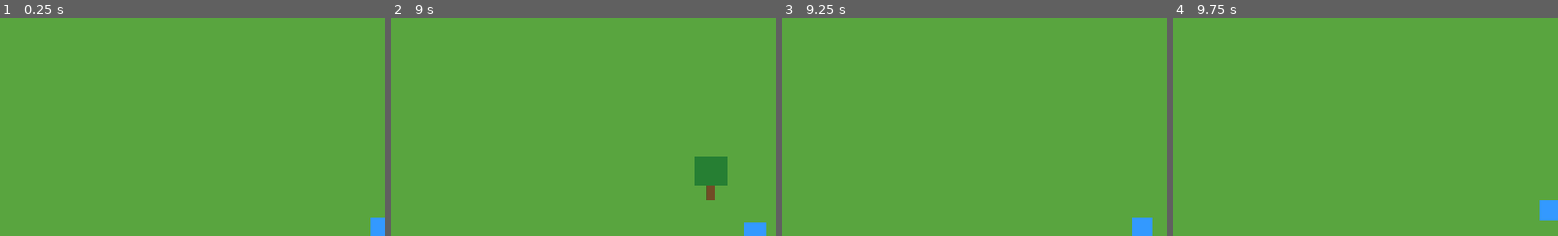
Above: before the commit, frames 1-4 (left to right).
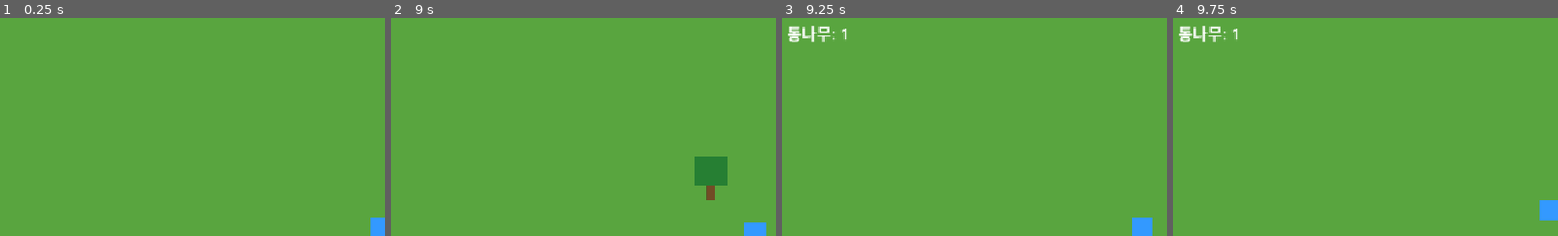
Above: after the commit, the same moments.

Repository: kimtuna/test_game
Game: Godot game, scene res://scenes/Main.tscn
Same seed, same stepped clock (60 frames per second), same inputs: the game is played once before the commit and once after it.
Inputs:
- Up to frame 1 (0.25 s): no input
- Up to frame 2 (9 s): tap Enter (ui_accept) at 0.5, 0.77, 1.52, 3.02, 3.77, 4.52, 6.02, 6.77, 7.52 s; hold Right (ui_right) 0.53-1.28 s; hold Down (ui_down) 1.28-2.03 s; hold Right (ui_right) 2.03-2.78 s; hold Up (ui_up) 2.78-3.53 s; hold Left (ui_left) 3.53-5.03 s; hold Down (ui_down) 5.03-5.78 s; hold Right (ui_right) 5.78-6.53 s; hold Up (ui_up) 6.53-7.28 s; hold Right (ui_right) 7.28-8.03 s; hold Down (ui_down) 8.03-8.78 s; hold Left (ui_left) from 8.78 s (still down)
- Up to frame 3 (9.25 s): keep holding Left (ui_left); tap Enter (ui_accept) at 9.02 s
- Up to frame 4 (9.75 s): tap Enter (ui_accept) at 9.5 s; release Left (ui_left) at 9.53 s; hold Up (ui_up) from 9.53 s (still down)
The pictures show only the part of the screen within x 0-50%, y 2-52%; the shares and areas given below are measured in that part.

Frames 1-2 are identical in both runs. In frame 3, 0.5% of the frame differs, in the area x 1-17%, y 3-12%; in frame 4, 0.5%.

Commit message:
feat: 채집 결과 최소 인벤토리 UI 추가 - Tree가 harvested 시그널을 emit하고 Main이 이를 구독해 좌상단에 자원 개수(통나무: N) 표시, 헤드리스 테스트로 검증

Diff:
--- a/scenes/Main.tscn
+++ b/scenes/Main.tscn
@@ -1,10 +1,12 @@
-[gd_scene load_steps=4 format=3]
+[gd_scene load_steps=5 format=3]
 
 [ext_resource type="PackedScene" path="res://scenes/Player.tscn" id="1"]
 [ext_resource type="Script" path="res://scripts/terrain.gd" id="2"]
 [ext_resource type="PackedScene" path="res://scenes/Tree.tscn" id="3"]
+[ext_resource type="Script" path="res://scripts/main.gd" id="4"]
 
 [node name="Main" type="Node2D"]
+script = ExtResource("4")
 
 [node name="Terrain" type="Node2D" parent="."]
 script = ExtResource("2")
@@ -20,3 +22,13 @@
 
 [node name="Tree" parent="." instance=ExtResource("3")]
 position = Vector2(900, 500)
+
+[node name="UI" type="CanvasLayer" parent="."]
+
+[node name="InventoryLabel" type="Label" parent="UI"]
+offset_left = 16.0
+offset_top = 16.0
+offset_right = 300.0
+offset_bottom = 100.0
+theme_override_font_sizes/font_size = 24
+text = ""
--- /dev/null
+++ b/scripts/main.gd
@@ -0,0 +1,28 @@
+extends Node2D
+
+# 채집 결과를 화면에서 확인할 수 있게 하는 최소 인벤토리 UI.
+# "harvestable" 그룹(현재는 Tree)의 harvested 시그널을 구독해 자원별 개수를
+# 누적하고, 좌상단 Label에 "자원명: 개수" 형식으로 표시한다. 등급/장비 등
+# 본격적인 인벤토리 시스템은 design.md 로드맵상 이후 단계라 손대지 않는다.
+
+var inventory: Dictionary = {}
+
+@onready var inventory_label: Label = $UI/InventoryLabel
+
+func _ready() -> void:
+	for node in get_tree().get_nodes_in_group("harvestable"):
+		node.harvested.connect(_on_harvested)
+	_update_label()
+
+func _on_harvested(resource_name: String, amount: int) -> void:
+	inventory[resource_name] = inventory.get(resource_name, 0) + amount
+	_update_label()
+
+func _update_label() -> void:
+	if inventory.is_empty():
+		inventory_label.text = ""
+		return
+	var lines: Array[String] = []
+	for resource_name in inventory.keys():
+		lines.append("%s: %d" % [resource_name, inventory[resource_name]])
+	inventory_label.text = "\n".join(lines)
--- a/scripts/tree.gd
+++ b/scripts/tree.gd
@@ -5,6 +5,8 @@
 # 사용해 project.godot의 InputEventKey 리소스를 직접 편집하는 위험을 피함)를
 # 누르면 나무가 사라지고 자원을 얻는다. design.md의 등급/장비 시스템은 아직
 # 범위 밖이므로, 이번 단계는 "채집" 상호작용의 가장 작은 단위만 구현한다.
+
+signal harvested(resource_name: String, amount: int)
 
 var player_nearby: CharacterBody2D = null
 
@@ -30,6 +32,7 @@
 
 func _harvest() -> void:
 	print("나무를 채집했다: 통나무 x1")
+	harvested.emit("통나무", 1)
 	queue_free()
 
 func _create_tree_texture() -> ImageTexture:
--- a/tests/tree_harvest_headless_test.gd
+++ b/tests/tree_harvest_headless_test.gd
@@ -45,6 +45,11 @@
 		push_error("FAIL: 범위 안에서 ui_accept를 눌렀는데도 나무가 사라지지 않음")
 		ok = false
 
+	var inventory_label: Label = main.get_node("UI/InventoryLabel")
+	if inventory_label.text != "통나무: 1":
+		push_error("FAIL: 채집 후 인벤토리 라벨이 기대한 값(통나무: 1)이 아님 (실제: %s)" % inventory_label.text)
+		ok = false
+
 	if ok:
 		print("HEADLESS_TREE_HARVEST_TEST: PASS")
 		quit(0)
